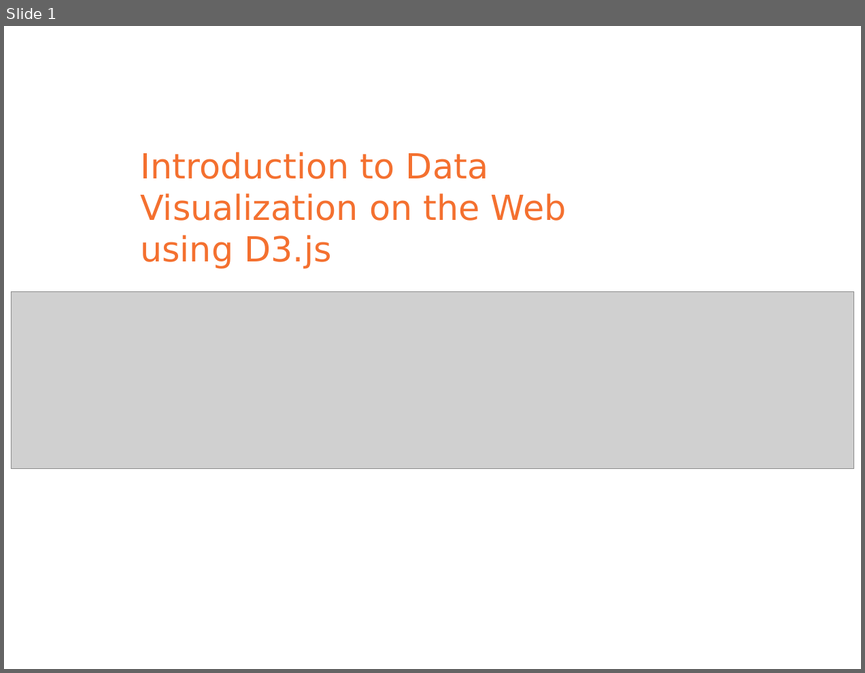
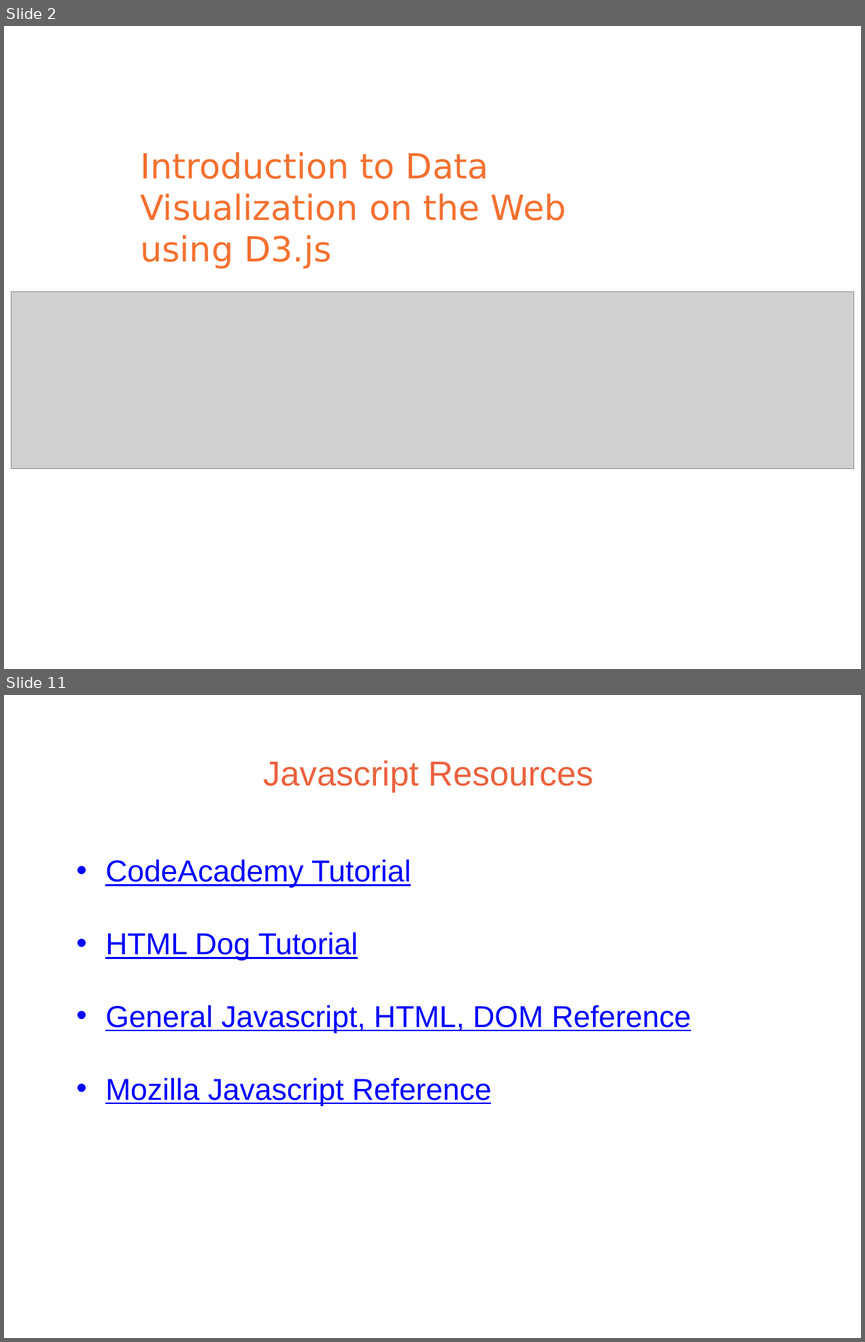
Before and after one commit to ChristianWeeks/d3-LessonPlan, a slide deck: Powerpoint/D3WorkshopCaweeks.pptx. Shown one above the other, each under a label of ours: slide 1 before the commit, slides 2 and 11 after it; the slides between them are not shown. The pictures are 865x673 and 865x1342 pixels, drawn with LibreOffice and Linux fonts; fonts in the diff are those of the drawing; grey boxes stand for pictures. Boxes give left, top, right and bottom in pixels: in the first picture for what was removed or moved away, otherwise in the second. Text is boxed around its words. In the diff, an @@ line names an element or a change of style, - is before the commit and + after.

```diff
--- a/Powerpoint/D3WorkshopCaweeks.pptx
+++ b/Powerpoint/D3WorkshopCaweeks.pptx
@@ slide 11 added at box(4, 695, 861, 1338), background #FFFFFF @@
@@ text added at box(263, 760, 594, 792), 32 pt, text #EB613D @@
+Javascript Resources
@@ text added at box(105, 859, 691, 1106), 28 pt, text #0000FF, underline @@
+• CodeAcademy Tutorial
+• HTML Dog Tutorial
+• General Javascript, HTML, DOM Reference
+• Mozilla Javascript Reference
@@ what was slide 1 is now slide 2 @@
```
Also in this commit, not shown: 7 slides changed, 2 other slides added, 5 slides removed, 10 other files.
